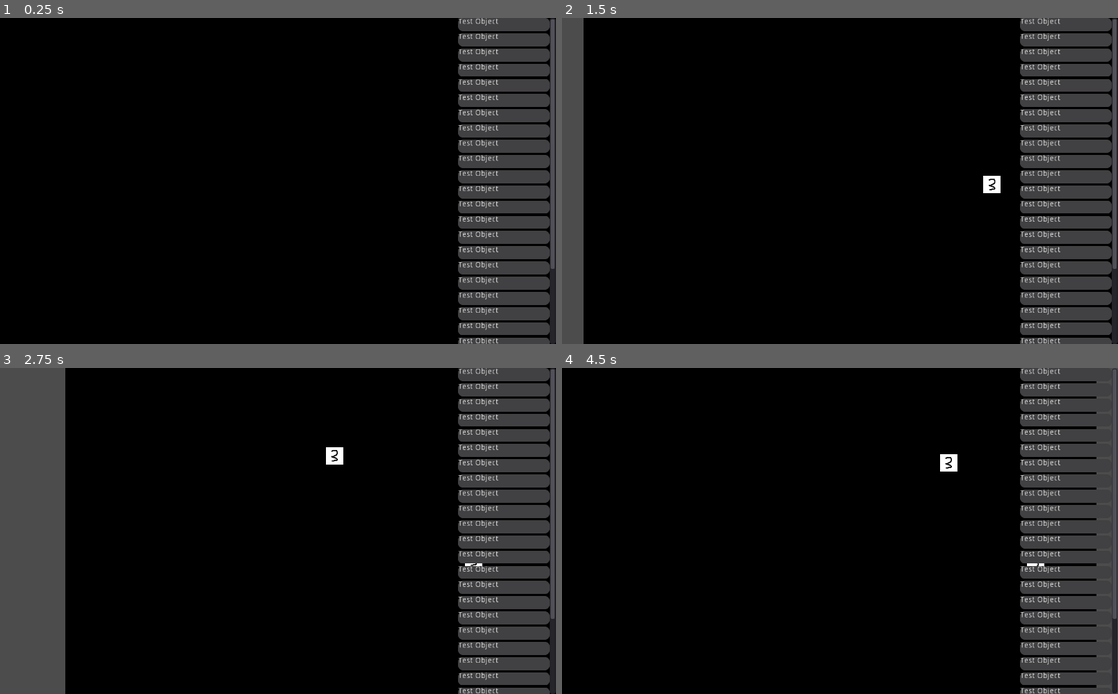
Above: before the commit, frames 1-4 (two rows, left to right).
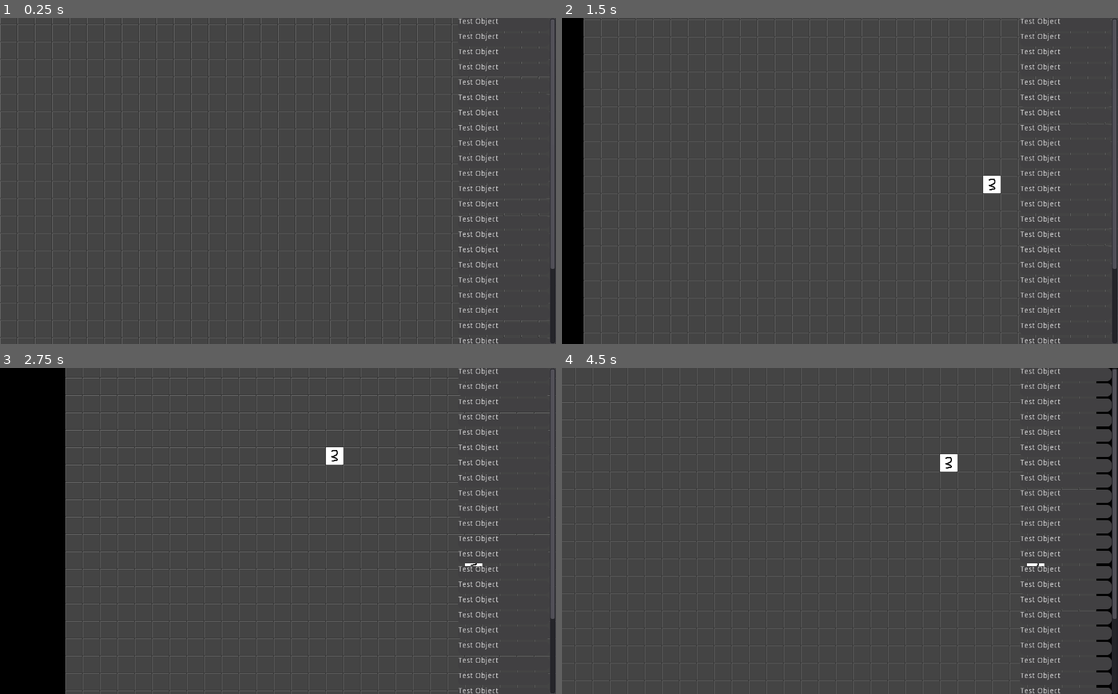
Above: after the commit, the same moments.

Repository: danielcannell/blockson
Game: Godot game, scene res://Splash.tscn
The game is run twice, just before and just after one commit, with the same random seed, the same clock (stepped at 60 frames per second) and the same inputs.
Inputs (mouse positions are in pixels of both pictures, inside the frame that each line leads up to):
- Up to frame 1 (0.25 s): no input
- Up to frame 2 (1.5 s): tap Enter at 0.5 s; move the mouse to (962, 164) at 0.52 s; click (962, 164) at 0.67 s; tap Space at 1.25 s; drag from (728, 197) to (812, 246) at 1.27 s
- Up to frame 3 (2.75 s): tap Enter at 2 s; move the mouse to (333, 459) at 2.02 s; click (333, 459) at 2.17 s
- Up to frame 4 (4.5 s): tap Space at 2.75, 4.25 s; drag from (812, 596) to (673, 482) at 2.77 s; tap Enter at 3.5 s; move the mouse to (1006, 579) at 3.52 s; click (1006, 579) at 3.67 s; drag from (673, 482) to (756, 449) at 4.27 s

The runs differ from the first frame. In frame 1, 85% of the frame differs, in the area x 0-100%, y 0-100%; in frame 2, 85%; in frame 3, 85%; in frame 4, 85%.
Error in both runs: Invalid get index 'position' (on base: 'InputEventKey'). (res://Playfield/Playfield.gd:31)

Commit message:
Add default background tile

Diff:
--- a/Playfield/Playfield.tscn
+++ b/Playfield/Playfield.tscn
@@ -1,7 +1,8 @@
-[gd_scene load_steps=3 format=2]
+[gd_scene load_steps=4 format=2]
 
 [ext_resource path="res://Playfield/Camera2D.gd" type="Script" id=1]
-[ext_resource path="res://art/tileset.tres" type="TileSet" id=2]
+[ext_resource path="res://art/empty_tile.png" type="Texture" id=2]
+[ext_resource path="res://art/tileset.tres" type="TileSet" id=3]
 
 [node name="Playfield" type="Node2D"]
 
@@ -9,16 +10,17 @@
 current = true
 script = ExtResource( 1 )
 
-[node name="Background" type="ColorRect" parent="."]
+[node name="Background" type="TextureRect" parent="."]
 margin_left = -512.0
 margin_top = -512.0
 margin_right = 512.0
 margin_bottom = 512.0
 mouse_filter = 2
-color = Color( 0, 0, 0, 1 )
+texture = ExtResource( 2 )
+stretch_mode = 2
 
 [node name="TileMap" type="TileMap" parent="."]
 position = Vector2( -512, -512 )
-tile_set = ExtResource( 2 )
+tile_set = ExtResource( 3 )
 cell_size = Vector2( 32, 32 )
 format = 1
--- a/project.godot
+++ b/project.godot
@@ -31,4 +31,5 @@
 [rendering]
 
 quality/driver/driver_name="GLES2"
+environment/default_clear_color=Color( 0, 0, 0, 1 )
 environment/default_environment="res://default_env.tres"
Binary file added: art/empty_tile.png
Not shown, added: art/empty_tile.png.import
